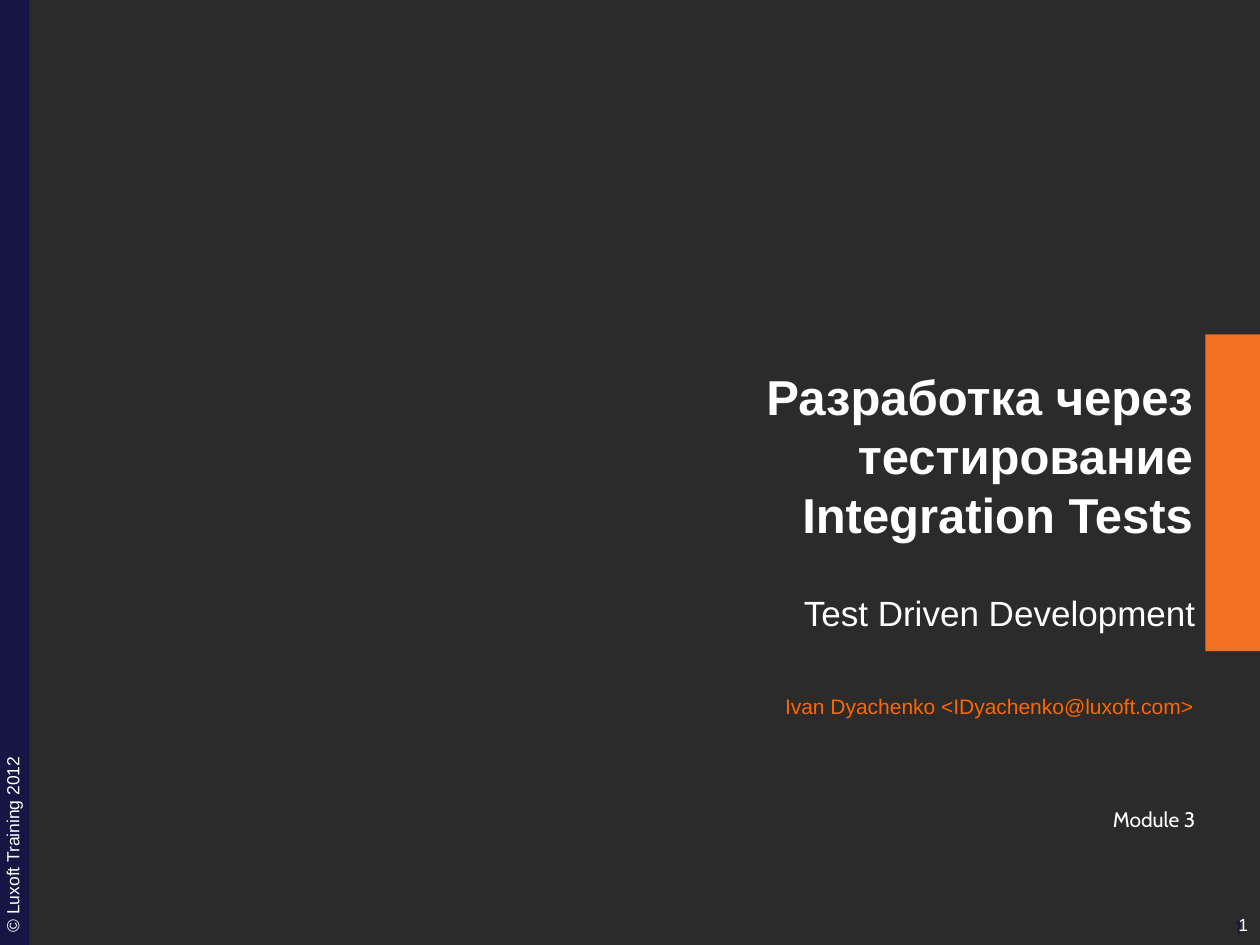
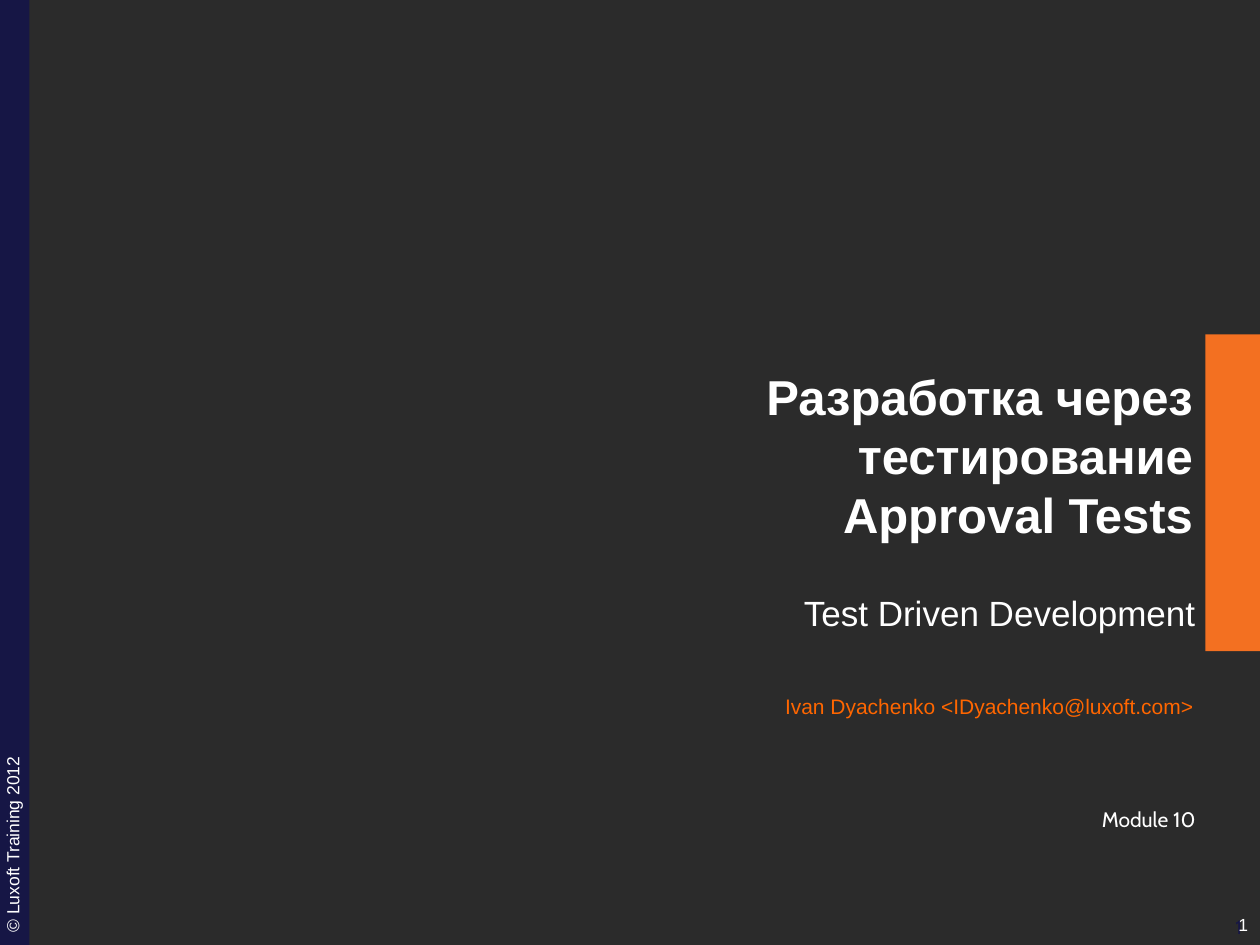
Before and after one commit to ivan-dyachenko/Trainings, a slide deck: slide 1 of Test Driven Development/materials/pptx/10. TDD-Approval.pptx. Drawn at 1260x945 pixels with LibreOffice and Linux fonts; fonts in the diff are those of the drawing; background and template pictures are left out; a plain dark background stands for a picture behind light text. Boxes give left, top, right and bottom in pixels: in the first picture for what was removed or moved away, otherwise in the second. Text is boxed around its words. In the diff, an @@ line names an element or a change of style, - is before the commit and + after.

```diff
--- a/Test Driven Development/materials/pptx/10. TDD-Approval.pptx
+++ b/Test Driven Development/materials/pptx/10. TDD-Approval.pptx
@@ title at [766,379,1193,543]: text changed @@
-Разработка через тестирование
-Integration Tests
+Разработка через тестирование
+Approval Tests
@@ text at [1102,811,1195,828]: text changed @@
-Module 3
+Module 10
```
Also in this commit, not shown: 1 other slide changed, 22 slides added, 1 slide removed, 13 other files.
